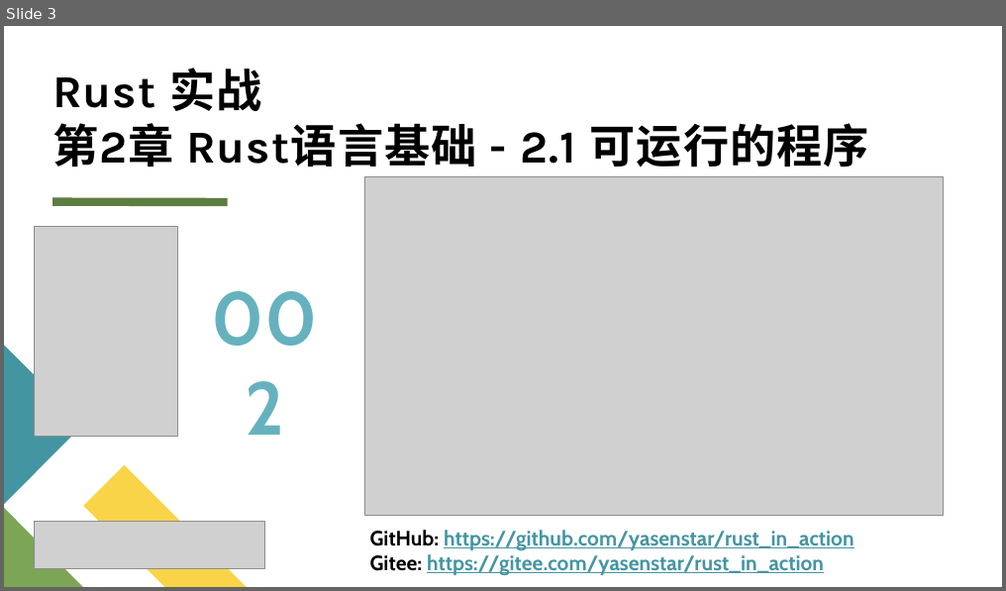
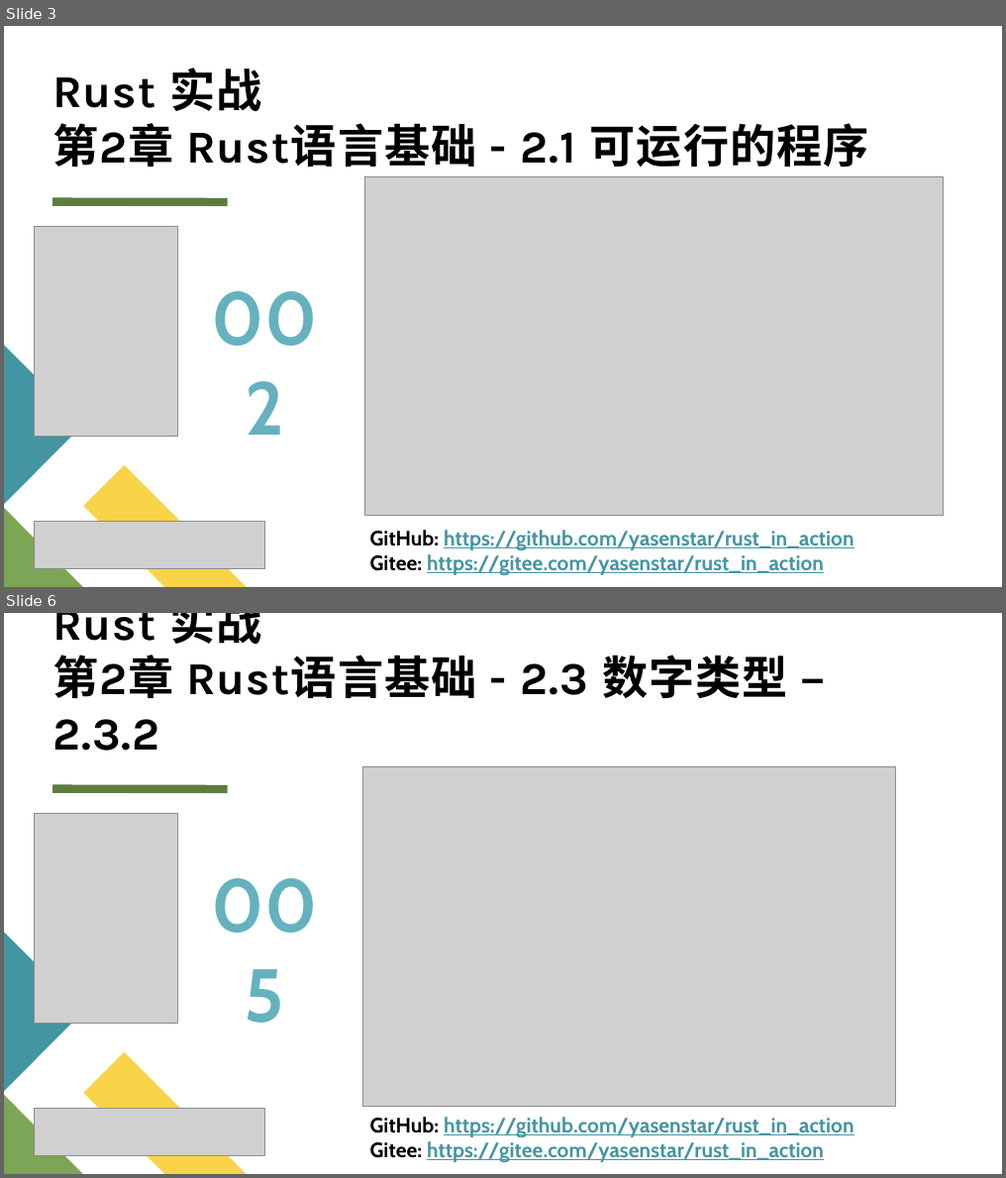
Before and after one commit to yasenstar/rust_in_action, a slide deck: rust_in_action_pages.pptx. Shown one above the other, each under a label of ours: slide 3 before the commit, slides 3 and 6 after it; the slides between them are not shown. The pictures are 1006x591 and 1006x1178 pixels, drawn with LibreOffice and Linux fonts; fonts in the diff are those of the drawing; grey boxes stand for pictures. Boxes give left, top, right and bottom in pixels: in the first picture for what was removed or moved away, otherwise in the second. Text is boxed around its words. In the diff, an @@ line names an element or a change of style, - is before the commit and + after.

```diff
--- a/rust_in_action_pages.pptx
+++ b/rust_in_action_pages.pptx
@@ slide 6 added at box(4, 613, 1002, 1174), background #FFFFFF; not listed: 4 template elements that a slide beside it also shows @@
@@ title added at box(53, 613, 788, 751), 44 pt, text #000000, bold @@
+Rust 实战
+第2章 Rust语言基础 - 2.3 数字类型 – 2.3.2
@@ picture added at box(362, 766, 896, 1106) @@
@@ picture added at box(35, 814, 177, 1023) @@
@@ text added at box(190, 854, 339, 952), 72 pt, text #65B2BE, bold @@
+005
@@ picture added at box(35, 1109, 264, 1157) @@
@@ text added at box(370, 1117, 854, 1163), 20 pt, text #4495A2, bold, underline @@
+GitHub: https://github.com/yasenstar/rust_in_action
+Gitee: https://gitee.com/yasenstar/rust_in_action
```
Also in this commit, not shown: 1 slide changed, 1 other slide added.
